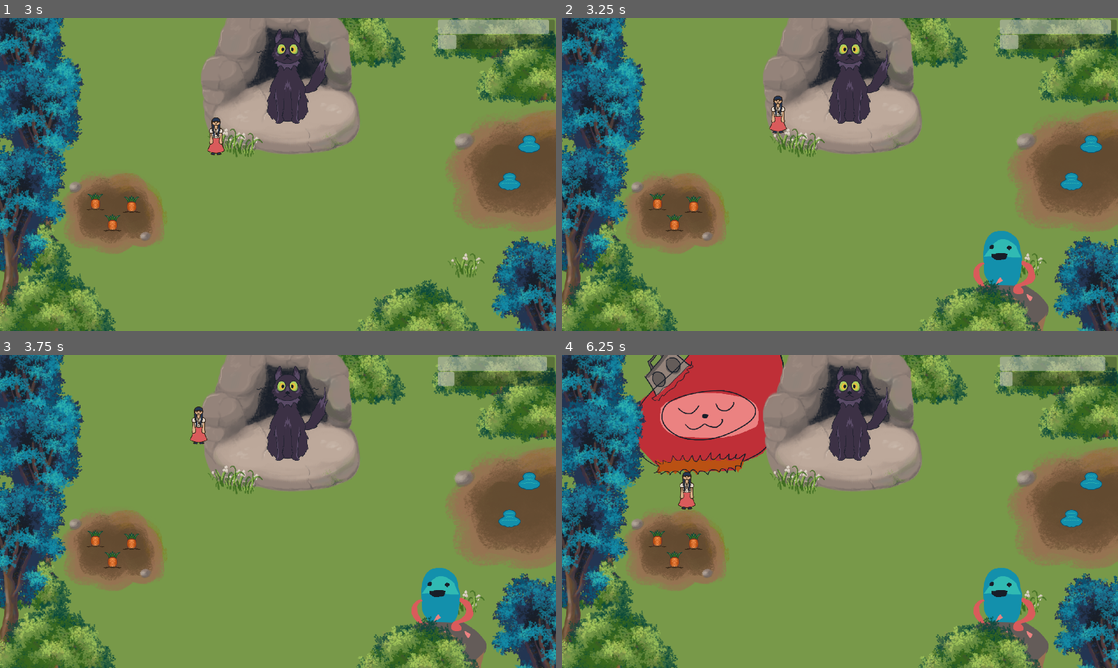
Above: before the commit, frames 1-4 (two rows, left to right).
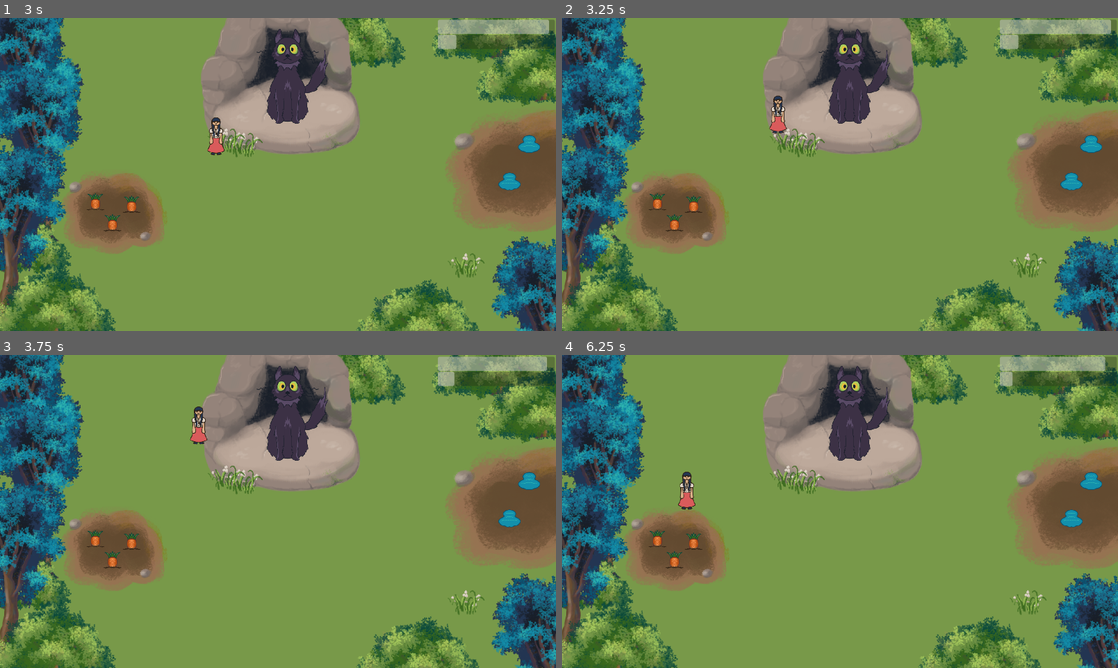
Above: after the commit, the same moments.

Repository: jadicodes/grotto-guardians
Game: Godot game, scene res://world/world.tscn
Same seed, same stepped clock (60 frames per second), same inputs: the game is played once before the commit and once after it. Sound files missing from this copy of the repository are replaced by a short silence.
Inputs:
- Up to frame 1 (3 s): tap Enter at 0.5 s; hold D (move_right) 0.53-1.28 s; tap E (interact) every 0.75 s from 0.6 to 2.85 s; hold S (move_down) 1.28-2.03 s; hold D (move_right) 2.03-2.78 s; hold W (move_up) from 2.78 s (still down)
- Up to frame 2 (3.25 s): keep holding W (move_up)
- Up to frame 3 (3.75 s): release W (move_up) at 3.53 s; hold A (move_left) from 3.53 s (still down); tap E (interact) at 3.6 s
- Up to frame 4 (6.25 s): tap E (interact) at 4.35, 5.1, 5.85 s; release A (move_left) at 5.03 s; hold S (move_down) 5.03-5.78 s; hold D (move_right) from 5.78 s (still down)

Frame 1 is identical in both runs. In frame 2, 1.8% of the frame differs, in the area x 73-88%, y 68-100%; in frame 3, 1.8%; in frame 4, 10%, in the area x 13-88%, y 0-100%.

Commit message:
Polish cat state management

Diff:
--- a/project/entities/guardian/guardian.gd
+++ b/project/entities/guardian/guardian.gd
@@ -6,6 +6,13 @@
 
 @export var _guardian_type: GuardianType
 var guardian_name: String
+var current_state: int = 1
+
+enum state {
+	SAD,
+	NEUTRAL,
+	HAPPY
+}
 
 
 func _ready():
@@ -26,9 +33,15 @@
 
 
 func _on_happiness_timer_timeout() -> void:
-	emit_signal("leveled_up")
+	# If cat is happy when timer runs out, emit level up signal, restart the timer
+	if current_state == 2:
+		emit_signal("leveled_up")
+	if current_state < 2:
+		current_state += 1
 	$HappinessTimer.start()
 
 
 func _on_hud_leveled_down() -> void:
-	$HappinessTimer.start()
+	if current_state > 0:
+		current_state -= 1
+		$HappinessTimer.start()
--- a/project/entities/guardian/guardian.tscn
+++ b/project/entities/guardian/guardian.tscn
@@ -29,7 +29,7 @@
 shape = SubResource("RectangleShape2D_fnbnn")
 
 [node name="HappinessTimer" type="Timer" parent="."]
-wait_time = 3.0
+wait_time = 10.0
 autostart = true
 
 [connection signal="body_entered" from="PlayerDetector" to="." method="_on_player_detector_body_entered"]
